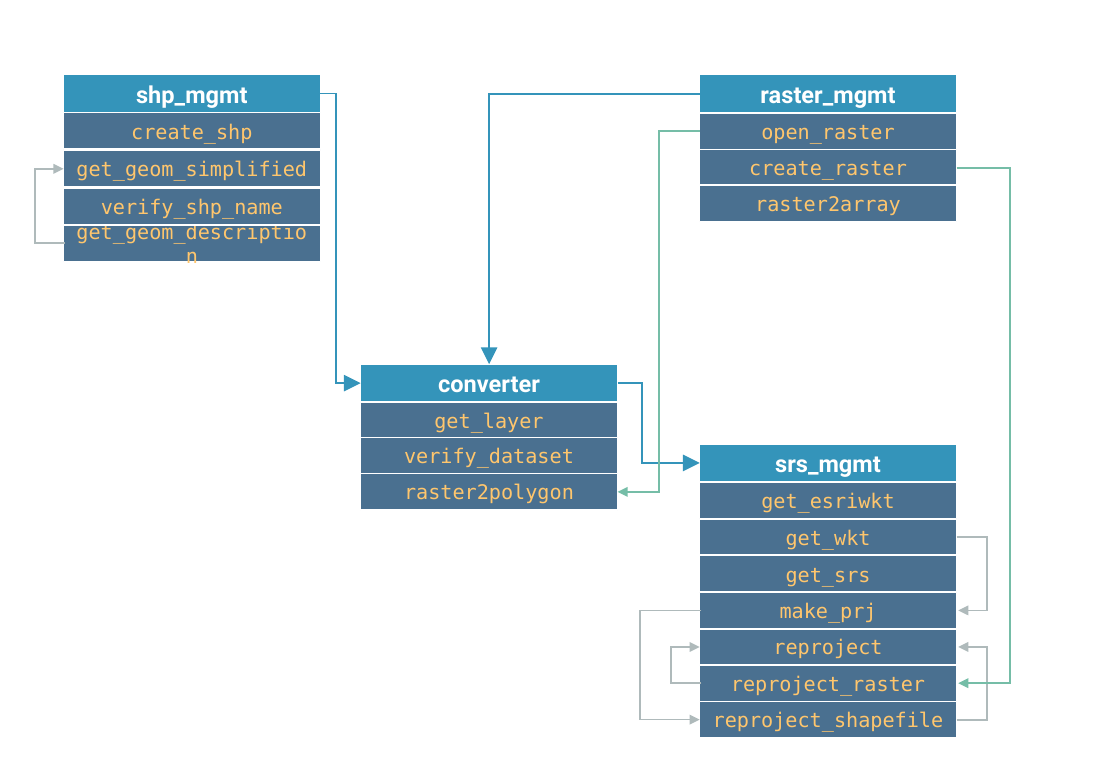
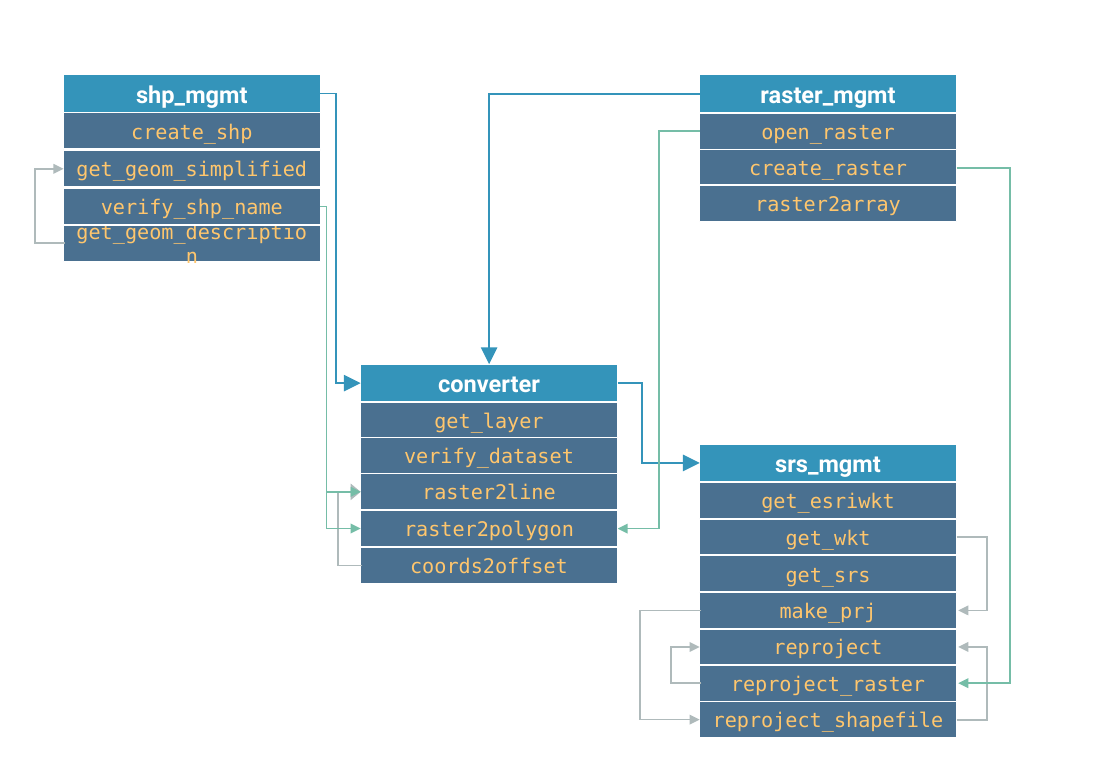
Before and after one commit to hydro-informatics/geo-utils, a slide deck: slide 1 of graphs/geo-utils-uml.pptx. Drawn at 1120x772 pixels with LibreOffice and Linux fonts; fonts in the diff are those of the drawing. Boxes give left, top, right and bottom in pixels: in the first picture for what was removed or moved away, otherwise in the second. Text is boxed around its words. In the diff, an @@ line names an element or a change of style, - is before the commit and + after.

```diff
--- a/graphs/geo-utils-uml.pptx
+++ b/graphs/geo-utils-uml.pptx
@@ elbow arrow moved from (700, 131) - (618, 492) to (700, 131) - (618, 529) @@
@@ elbow arrow added from (321, 207) to (361, 492), #75BDA7 1 pt @@
@@ elbow arrow added from (321, 207) to (361, 529), #75BDA7 1 pt @@
@@ rectangle added at [361,473,618,510], fill #4A7090, outline #FFFFFF 1 pt, 12 pt, text #FFC66D @@
+raster2line
@@ elbow arrow added from (362, 565) to (361, 492), #AFBABB 1 pt @@
@@ rectangle "raster2polygon": place and size @@
-rectangle "raster2polygon" at [361,473,618,510]
+rectangle "raster2polygon" at [361,511,618,547]
@@ rectangle added at [361,547,618,584], fill #4A7090, outline #FFFFFF 1 pt, 12 pt, text #FFC66D @@
+coords2offset
```
Also in this commit, not shown: 3 other files.
